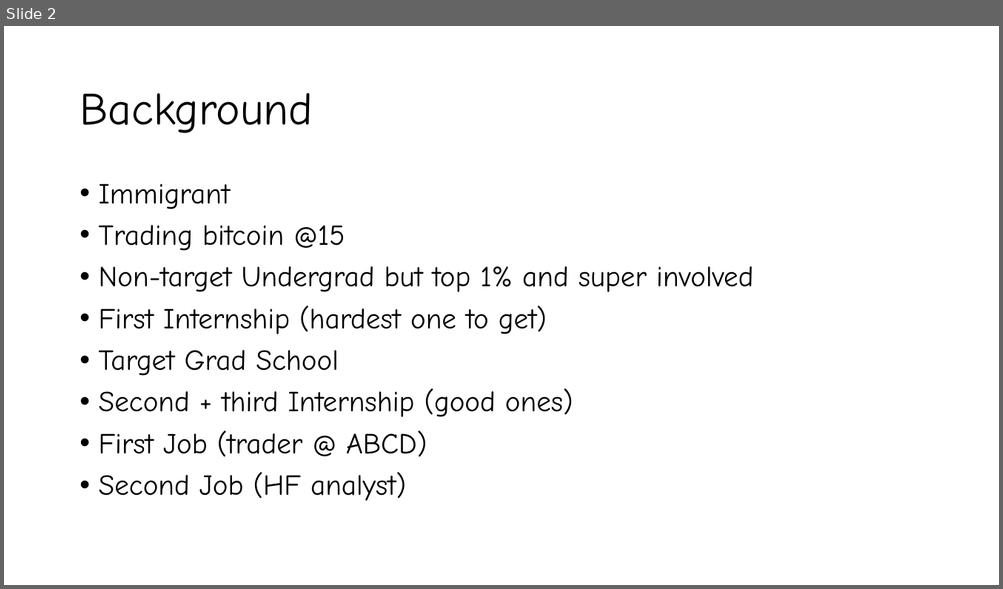
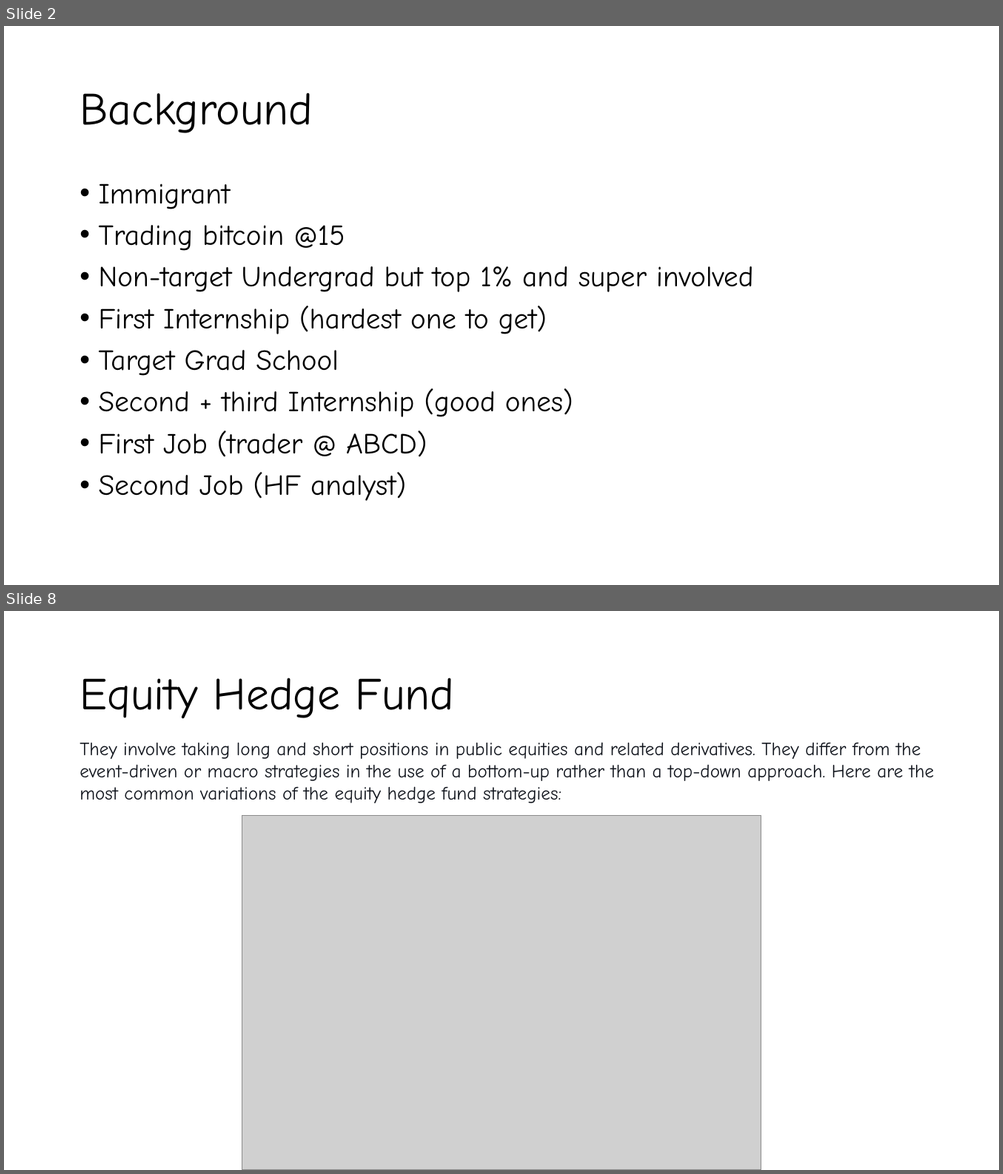
Before and after one commit to valazeinali/Valatility, a slide deck: VALATILITY/Powerpoints/Valatility_Stream_1_Slides.pptx. Shown one above the other, each under a label of ours: slide 2 before the commit, slides 2 and 8 after it; the slides between them are not shown. The pictures are 1003x589 and 1003x1174 pixels, drawn with LibreOffice and Linux fonts; fonts in the diff are those of the drawing; grey boxes stand for pictures. Boxes give left, top, right and bottom in pixels: in the first picture for what was removed or moved away, otherwise in the second. Text is boxed around its words. In the diff, an @@ line names an element or a change of style, - is before the commit and + after.

```diff
--- a/VALATILITY/Powerpoints/Valatility_Stream_1_Slides.pptx
+++ b/VALATILITY/Powerpoints/Valatility_Stream_1_Slides.pptx
@@ slide 8 added at box(4, 611, 999, 1170), background #FFFFFF @@
@@ title added at box(79, 678, 455, 719), 44 pt, text #000000 @@
+Equity Hedge Fund
@@ text added at box(79, 742, 933, 803), 18 pt, text #10141C @@
+They involve taking long and short positions in public equities and related derivatives. They differ from the event-driven or macro strategies in the use of a bottom-up rather than a top-down approach. Here are the most common variations of the equity hedge fund strategies:
@@ picture added at box(242, 815, 761, 1170) @@
```
Also in this commit, not shown: 7 other slides added, 1 slide removed.
